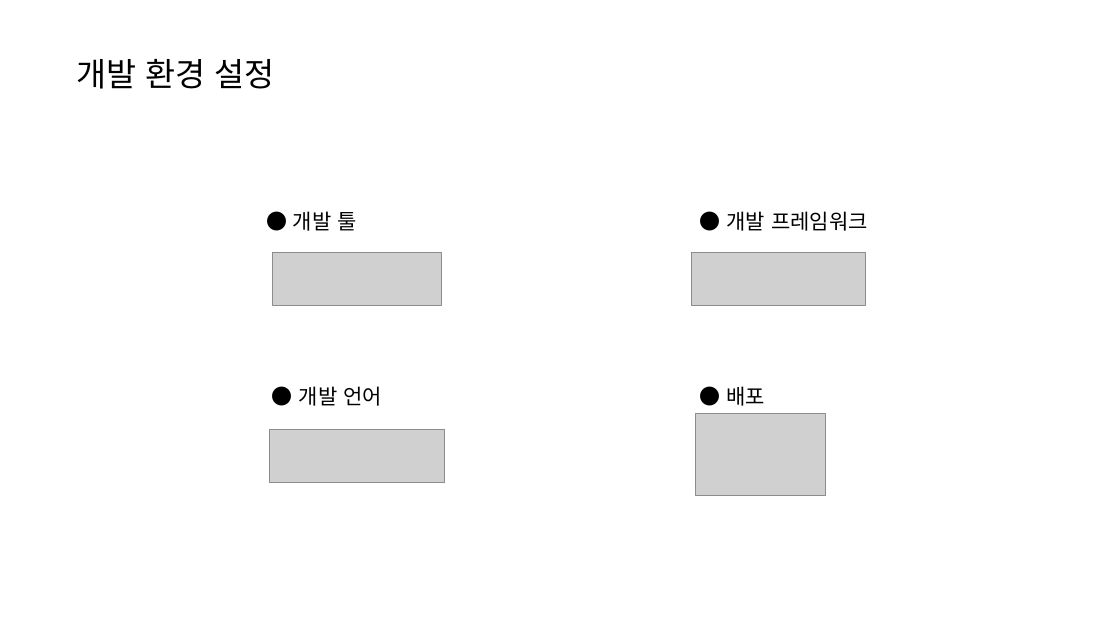
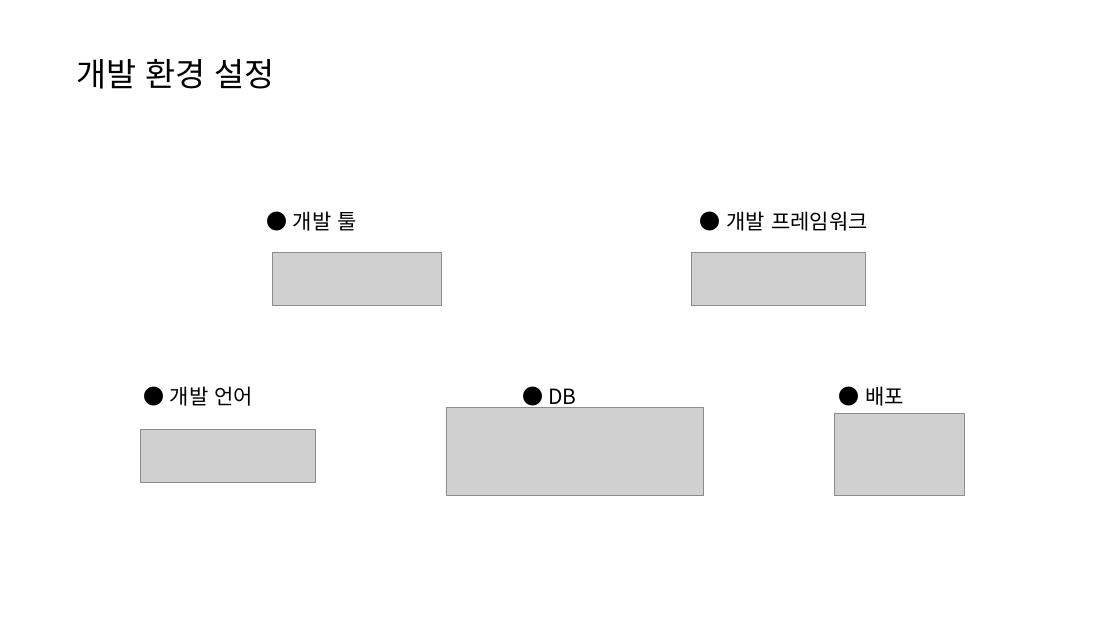
Before and after one commit to spttmssla55/TIL, a slide deck: slide 8 of app/프로젝트/PPT/과제_10주차.pptx. Drawn at 1120x630 pixels with LibreOffice and Linux fonts; fonts in the diff are those of the drawing; grey boxes stand for pictures; background and template pictures are left out. Boxes give left, top, right and bottom in pixels: in the first picture for what was removed or moved away, otherwise in the second. Text is boxed around its words. In the diff, an @@ line names an element or a change of style, - is before the commit and + after.

```diff
--- a/app/프로젝트/PPT/과제_10주차.pptx
+++ b/app/프로젝트/PPT/과제_10주차.pptx
@@ text "● 개발 언어": place and size @@
-text "● 개발 언어" at (299, 386, 382, 406)
+text "● 개발 언어" at (170, 386, 253, 406)
@@ text added at (548, 388, 576, 409), 18 pt, text #000000 @@
+● DB
@@ text "● 배포": place and size @@
-text "● 배포" at (727, 386, 766, 406)
+text "● 배포" at (865, 386, 904, 406)
@@ picture added at (446, 408, 704, 496) @@
@@ picture: place and size @@
-picture at (696, 413, 825, 496)
+picture at (835, 413, 965, 496)
@@ picture: place and size @@
-picture at (270, 429, 444, 482)
+picture at (141, 429, 315, 482)
```
